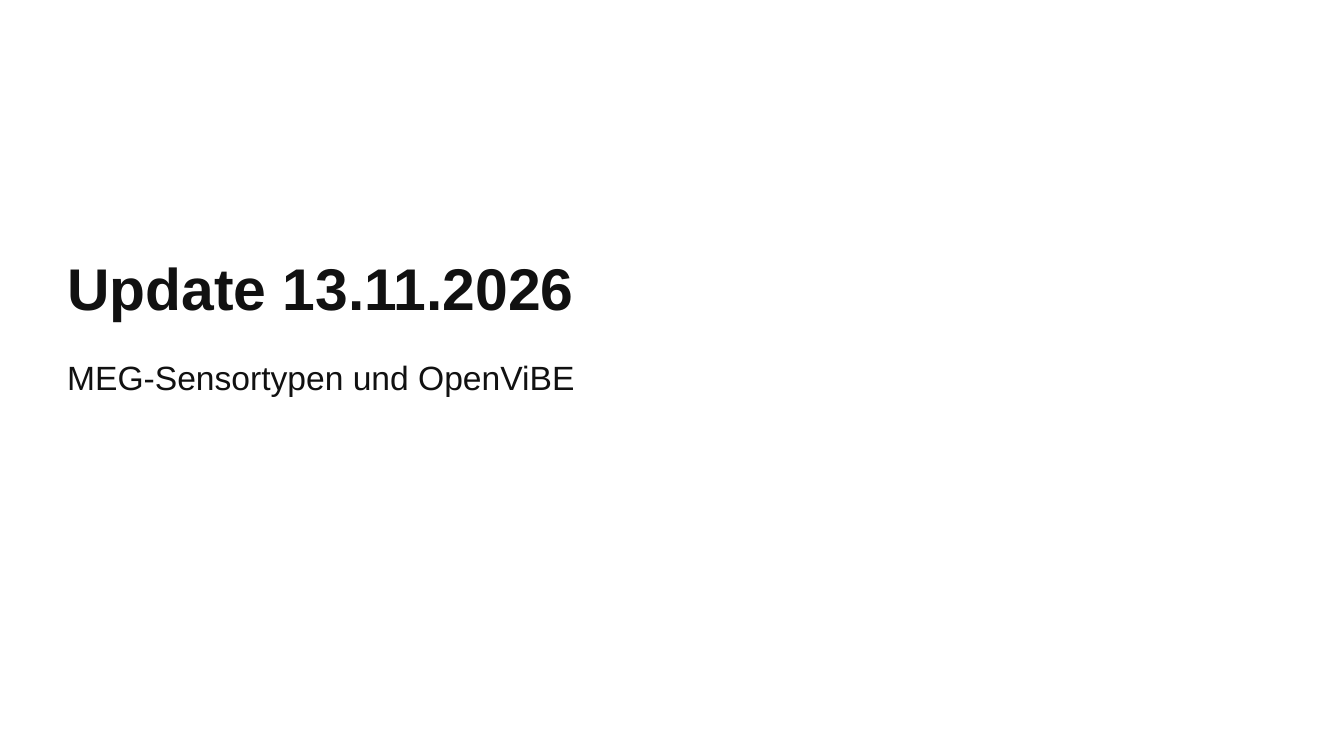
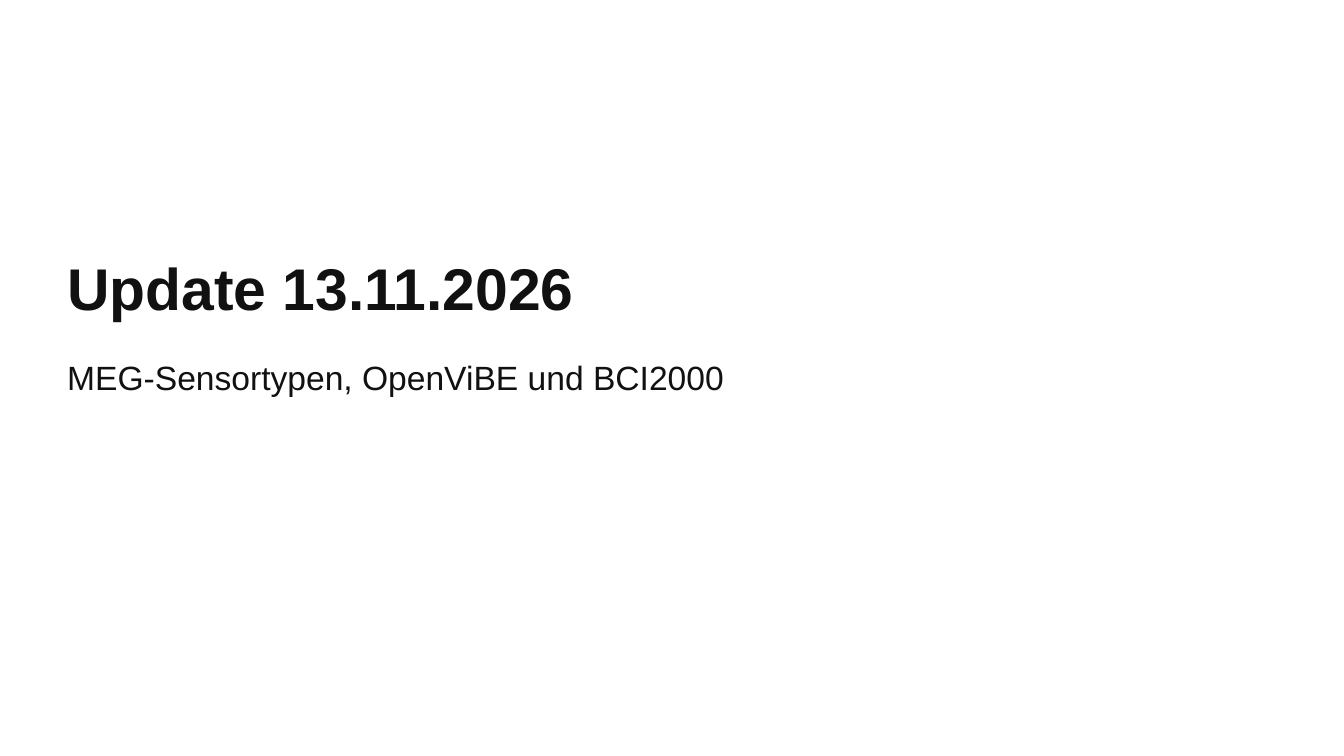
Before and after one commit to theoavgitidis/EEGvsMEG, a slide deck: slide 1 of presentations/EEGvsMEG_Update_13.11.2026.pptx. Drawn at 1344x756 pixels with LibreOffice and Linux fonts; fonts in the diff are those of the drawing. Boxes give left, top, right and bottom in pixels: in the first picture for what was removed or moved away, otherwise in the second. Text is boxed around its words. In the diff, an @@ line names an element or a change of style, - is before the commit and + after.

```diff
--- a/presentations/EEGvsMEG_Update_13.11.2026.pptx
+++ b/presentations/EEGvsMEG_Update_13.11.2026.pptx
@@ text at box(67, 365, 724, 397): text changed @@
-MEG-Sensortypen und OpenViBE
+MEG-Sensortypen, OpenViBE und BCI2000
```
Also in this commit, not shown: 3 slides added.
